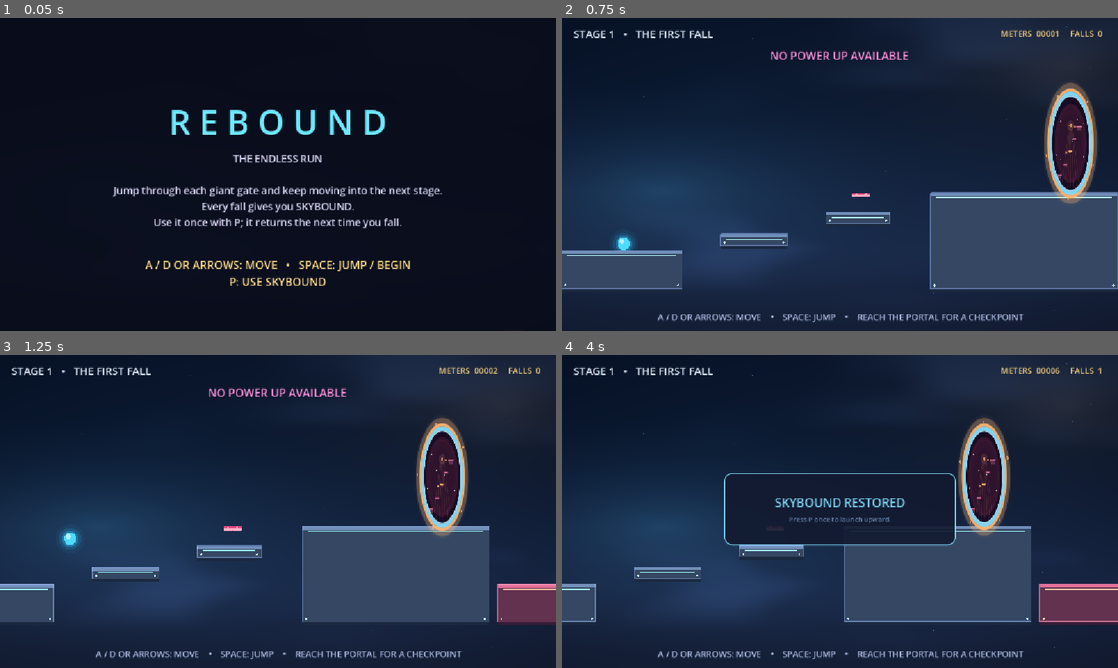
Above: before the commit, frames 1-4 (two rows, left to right).
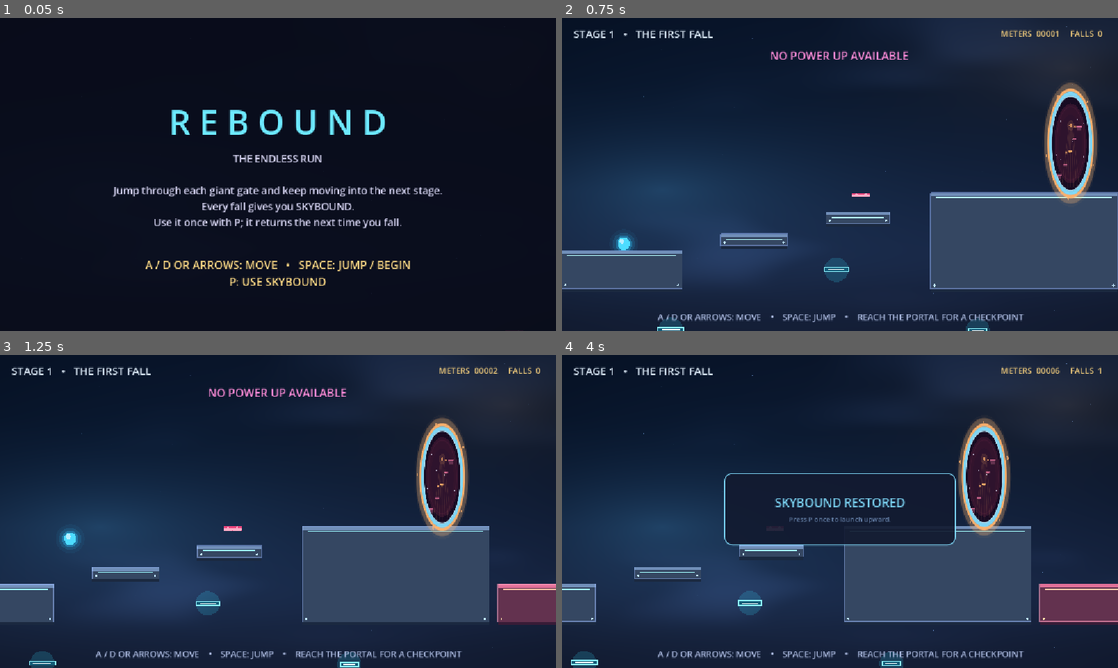
Above: after the commit, the same moments.

Repository: Epiccoder2211/REBOUND
Game: Godot game, scene res://main.tscn
Same seed, same stepped clock (60 frames per second), same inputs: the game is played once before the commit and once after it. Sound files missing from this copy of the repository are replaced by a short silence.
Inputs:
- Up to frame 1 (0.05 s): no input
- Up to frame 2 (0.75 s): tap Enter (ui_accept) at 0.5 s; hold Right (ui_right) from 0.53 s (still down); tap P at 0.6 s
- Up to frame 3 (1.25 s): keep holding Right (ui_right); tap Enter (ui_accept) at 0.77 s
- Up to frame 4 (4 s): tap P every 0.75 s from 1.35 to 3.6 s; tap Enter (ui_accept) at 1.52, 3.02, 3.77 s; release Right (ui_right) at 2.03 s; hold Left (ui_left) 2.03-2.78 s; hold Right (ui_right) from 2.78 s (still down)

Frame 1 is identical in both runs. In frame 2, 0.6% of the frame differs, in the area x 17-77%, y 76-100%; in frame 3, 0.6%; in frame 4, 0.6%, in the area x 1-62%, y 75-100%.

Commit message:
bounce update 10

Diff:
--- a/scripts/main.gd
+++ b/scripts/main.gd
@@ -14,10 +14,10 @@
 const PLAYER_SCREEN_X := 90.0
 const STAGE_VERTICAL_OFFSET := -40.0
 const CAMERA_CENTER_Y := 380.0
-const RECOVERY_PAD_COUNT := 5
+const RECOVERY_PAD_COUNT := 2
 const RECOVERY_PAD_SPACING := 180.0
 const RECOVERY_PAD_Y := 640.0
-const RECOVERY_PAD_CHANCE := 0.40
+const RECOVERY_PAD_CHANCE := 1.0
 const RECOVERY_PAD_LAUNCH_CLEARANCE := 520.0
 const SKYBOUND := {"name": "SKYBOUND", "description": "A high rebound launches you toward the next ledge.", "color": "73eaff", "bounce": 760.0}
 
@@ -587,7 +587,10 @@
 		stage_root.add_child(pad)
 		pad.activated.connect(on_recovery_pad_activated)
 		var pad_position := find_recovery_pad_position(stage_root, anchor_x, -RECOVERY_PAD_SPACING * 3.5, RECOVERY_PAD_SPACING * 3.5, pad)
-		pad.randomize_at(pad_position, RECOVERY_PAD_CHANCE if is_recovery_pad_position_clear(stage_root, pad_position, pad) else 0.0)
+		pad.randomize_at(pad_position, RECOVERY_PAD_CHANCE)
+		pad.discovered = true
+		pad.visible = true
+		pad.queue_redraw()
 
 func find_recovery_pad_position(stage_root: Node2D, anchor_x: float, min_offset: float, max_offset: float, ignored_pad: Node2D = null) -> Vector2:
 	var fallback := Vector2(anchor_x, RECOVERY_PAD_Y)
